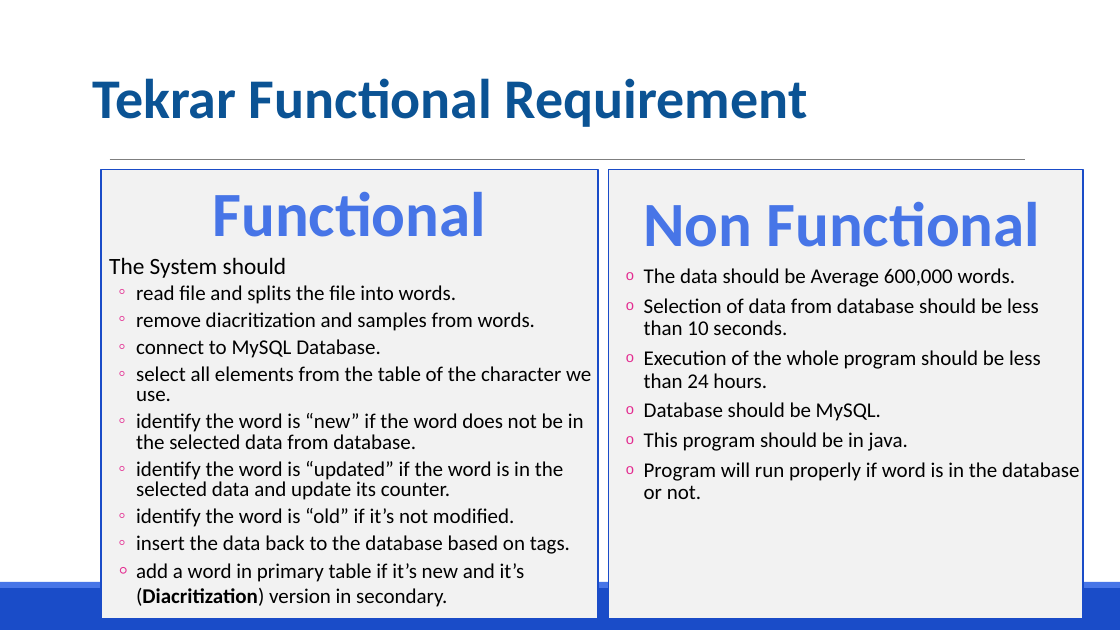
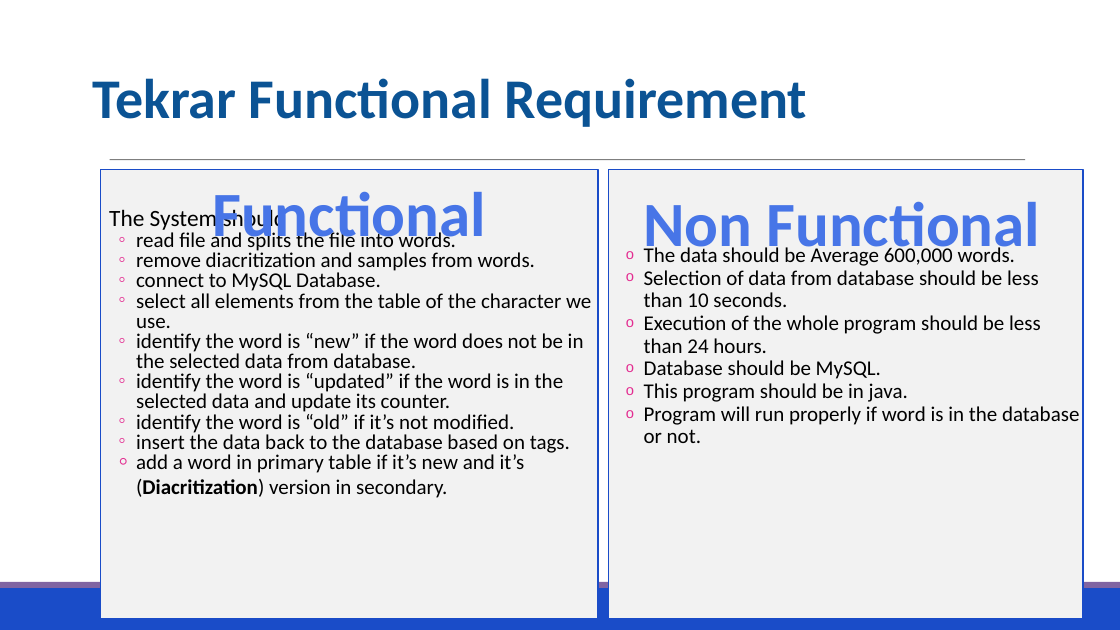
Before and after one commit to AliAbdElrahman74/GP, a slide deck: slide 19 of Presentation.pptx. Drawn at 1120x630 pixels with LibreOffice and Linux fonts; fonts in the diff are those of the drawing. Boxes give left, top, right and bottom in pixels: in the first picture for what was removed or moved away, otherwise in the second. Text is boxed around its words. In the diff, an @@ line names an element or a change of style, - is before the commit and + after.

```diff
--- a/Presentation.pptx
+++ b/Presentation.pptx
@@ rectangle "The System should" at [101, 170, 598, 619]: less space between paragraphs; text to rectangle @@
@@ text "Functional" rewrapped from [212, 191, 486, 237] to [212, 191, 486, 251] @@
@@ rectangle "The data should be Average ..." at [608, 170, 1083, 619]: less space between paragraphs @@
@@ text "Non Functional" rewrapped from [643, 201, 1040, 247] to [643, 201, 1041, 261] @@
@@ rectangle at [0, 582, 1120, 588]: fill #4775E7 to #8064A2 @@
```
Also in this commit, not shown: 27 other slides changed, 1 other file.
